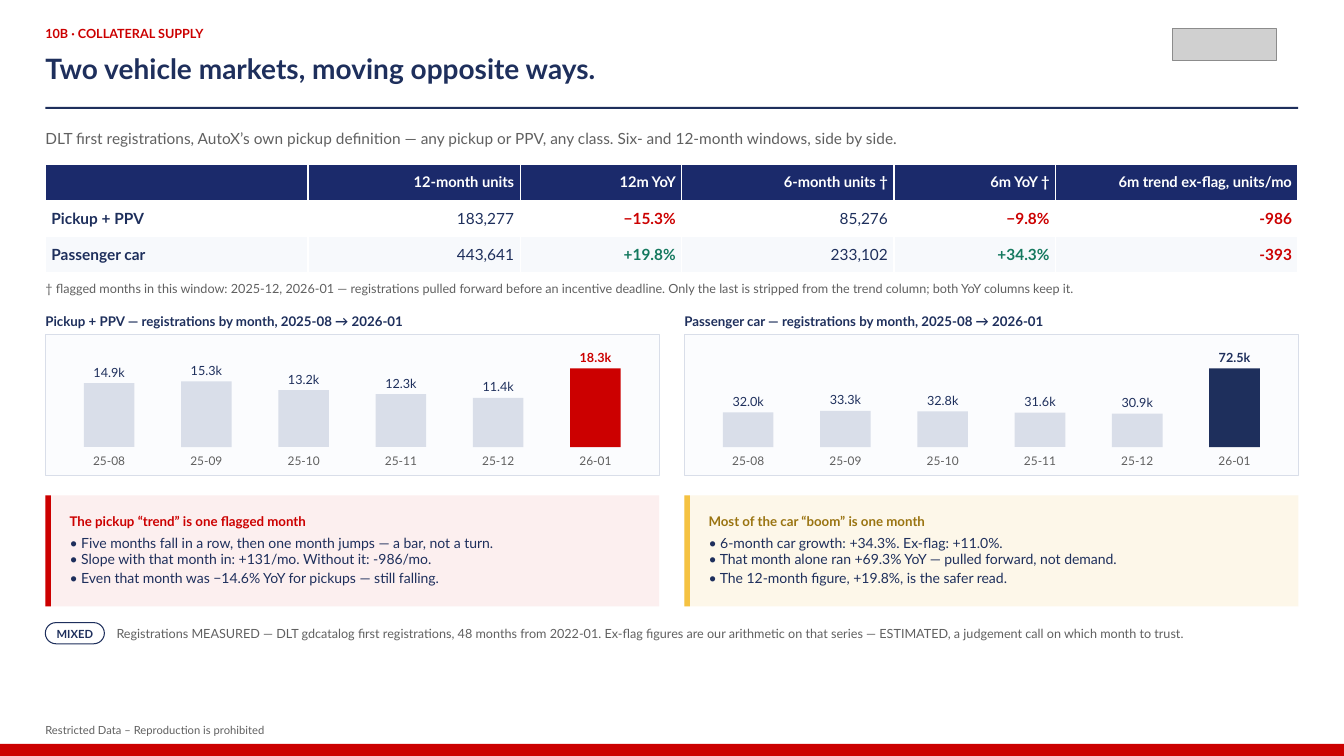
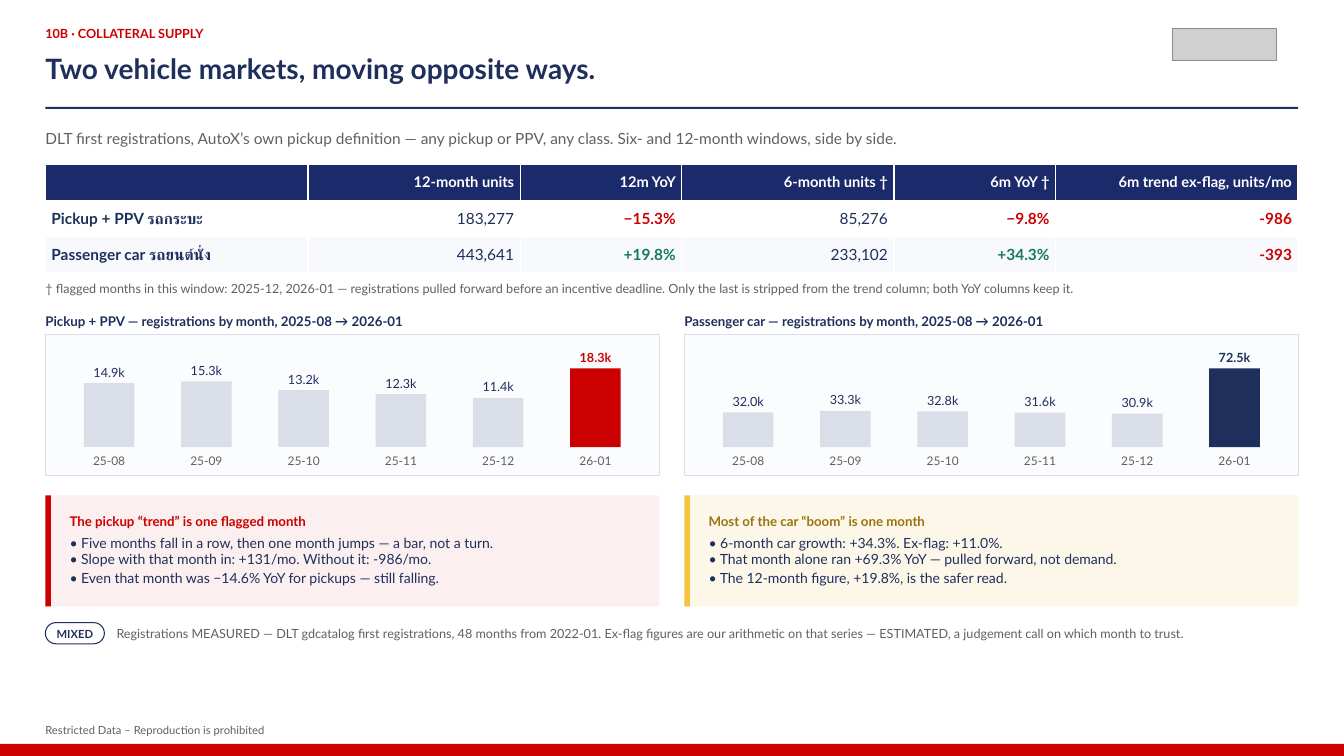
Before and after one commit to kaustavb2101/competitive-intel, a slide deck: slide 14 of docs/decks/mcom-2026-08-05-macro.pptx. Drawn at 1344x756 pixels with LibreOffice and Linux fonts; fonts in the diff are those of the drawing; grey boxes stand for pictures. Boxes give left, top, right and bottom in pixels: in the first picture for what was removed or moved away, otherwise in the second. Text is boxed around its words. In the diff, an @@ line names an element or a change of style, - is before the commit and + after.

```diff
--- a/docs/decks/mcom-2026-08-05-macro.pptx
+++ b/docs/decks/mcom-2026-08-05-macro.pptx
@@ table at <box>45,164,1300,273</box> @@
-row 2, column 1: Pickup + PPV
+row 2, column 1: Pickup + PPV รถกระบะ
-row 3, column 1: Passenger car
+row 3, column 1: Passenger car รถยนต์นั่ง
```
Also in this commit, not shown: 3 other slides changed, 1 other file.
